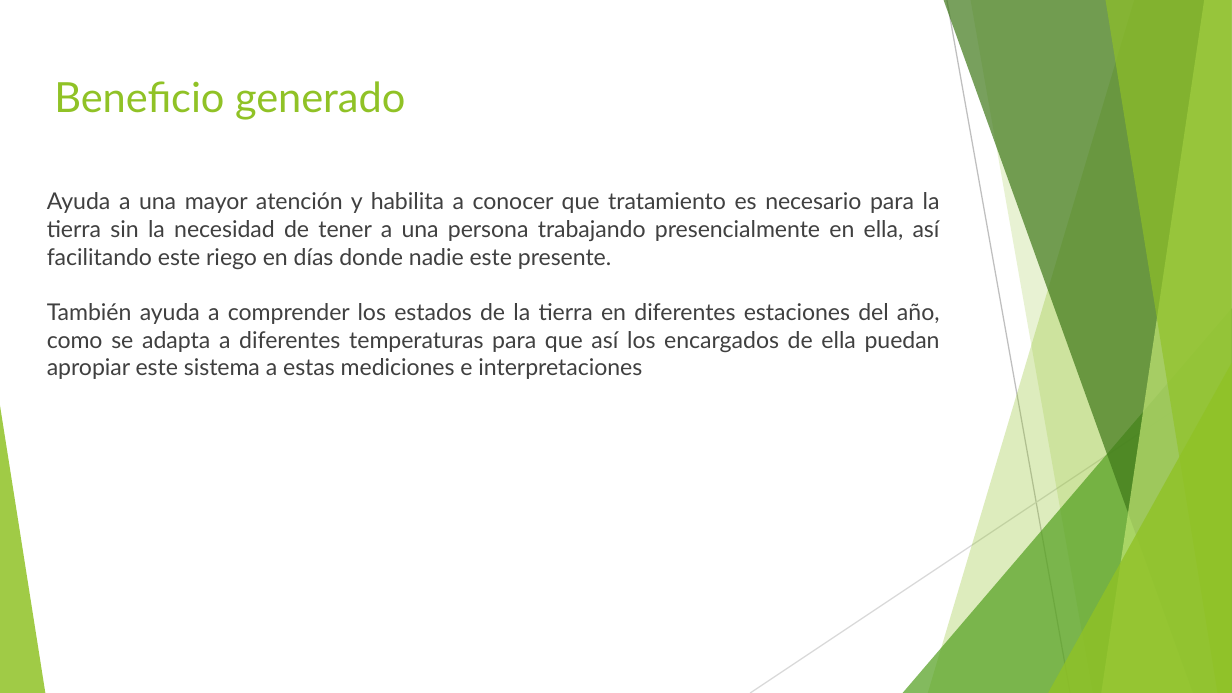
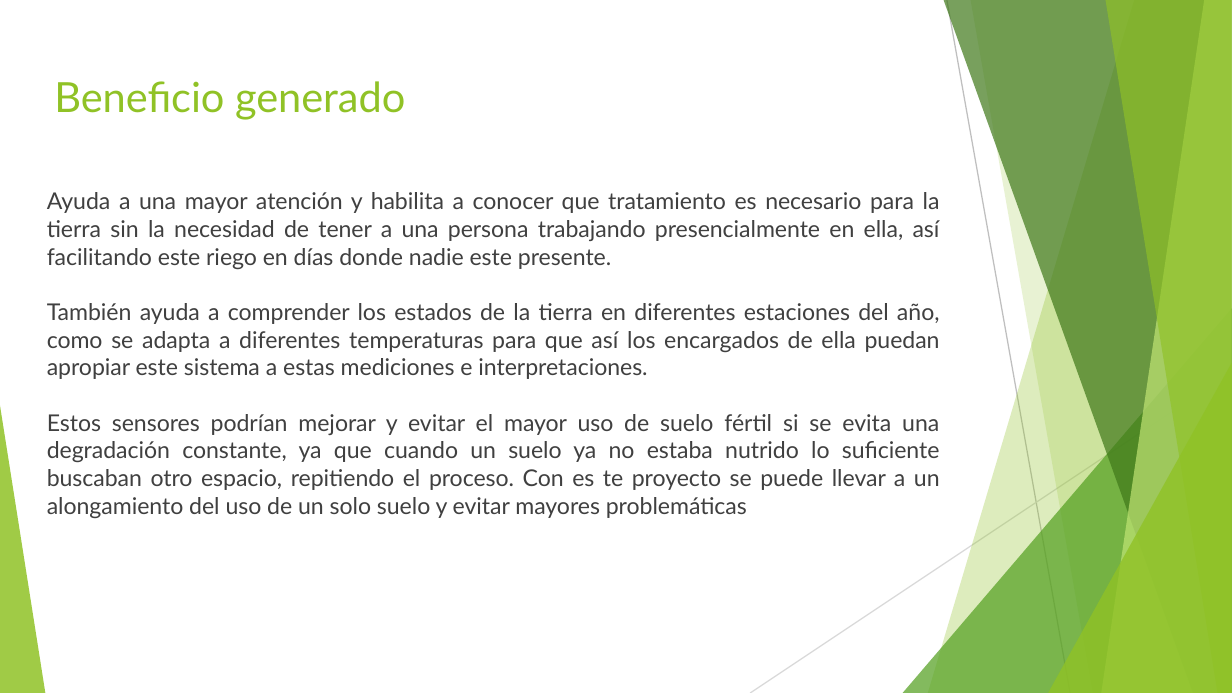
Before and after one commit to themanfred/trabajoFinalG7, a slide deck: slide 6 of Problema medioambiental.pptx. Drawn at 1232x693 pixels with LibreOffice and Linux fonts; fonts in the diff are those of the drawing. Boxes give left, top, right and bottom in pixels: in the first picture for what was removed or moved away, otherwise in the second. Text is boxed around its words. In the diff, an @@ line names an element or a change of style, - is before the commit and + after.

Commit message:
Agregar referencias, formato y beneficios de propuesta

```diff
--- a/Problema medioambiental.pptx
+++ b/Problema medioambiental.pptx
@@ text at [47,303,940,518]: text changed @@
-También ayuda a comprender los estados de la tierra en diferentes estaciones del año, como se adapta a diferentes temperaturas para que así los encargados de ella puedan apropiar este sistema a estas mediciones e interpretaciones
+También ayuda a comprender los estados de la tierra en diferentes estaciones del año, como se adapta a diferentes temperaturas para que así los encargados de ella puedan apropiar este sistema a estas mediciones e interpretaciones.
+Estos sensores podrían mejorar y evitar el mayor uso de suelo fértil si se evita una degradación constante, ya que cuando un suelo ya no estaba nutrido lo suficiente buscaban otro espacio, repitiendo el proceso. Con es te proyecto se puede llevar a un alongamiento del uso de un solo suelo y evitar mayores problemáticas
```
Also in this commit, not shown: 2 other slides changed.
